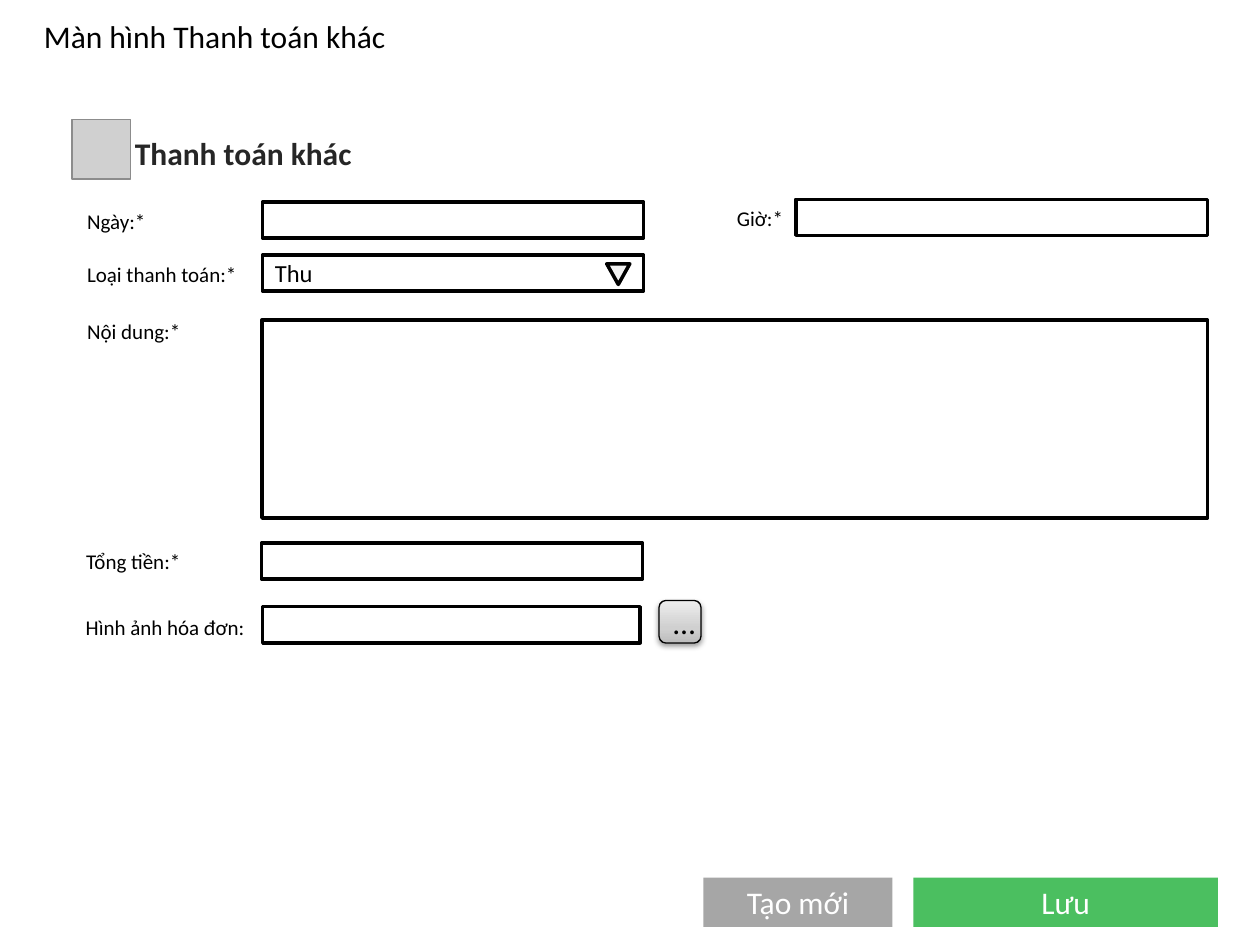
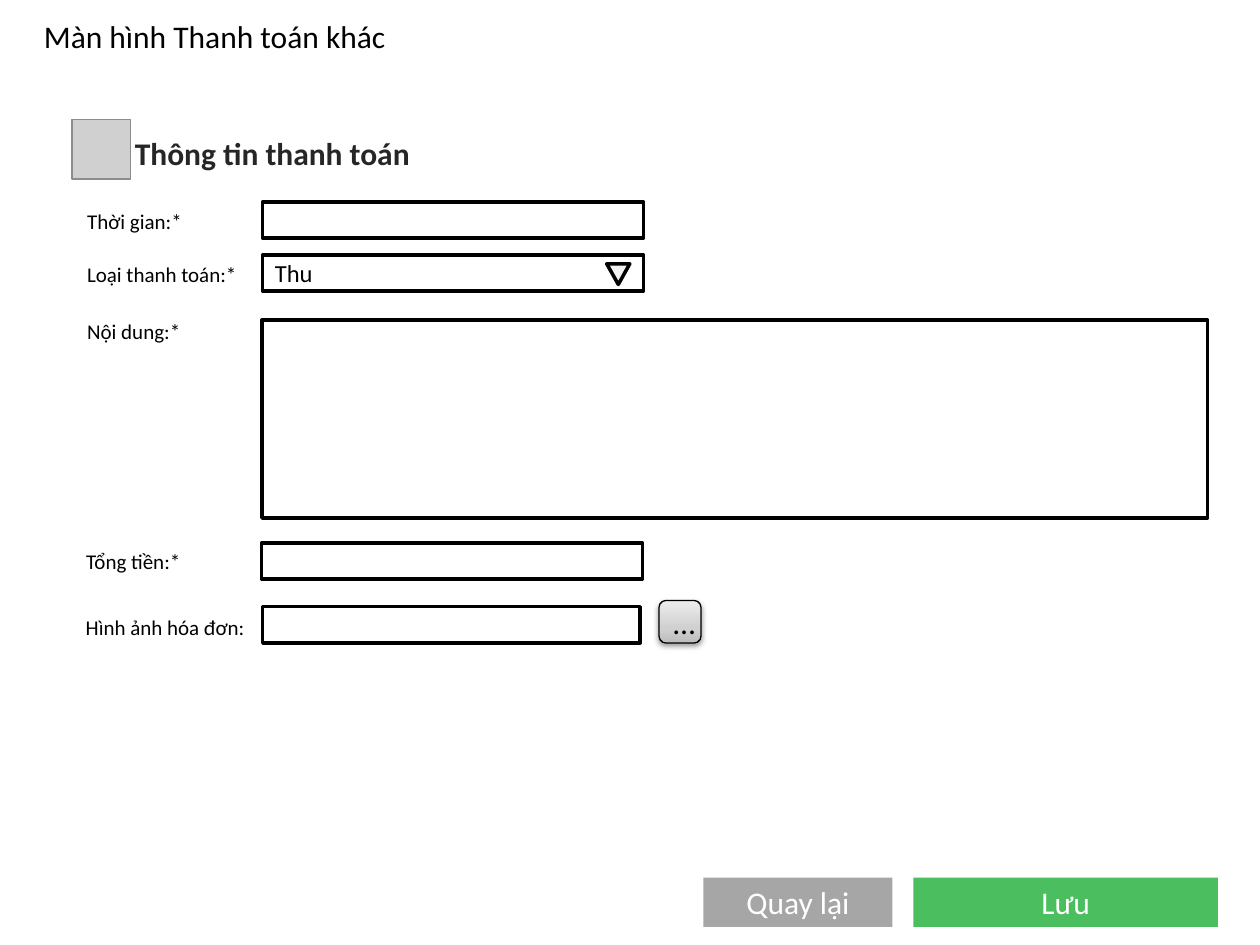
Before and after one commit to TrdHuy/Pharmacy, a slide deck: slide 27 of Pharmacy/UXUI/PagesUI.pptx. Drawn at 1260x945 pixels with LibreOffice and Linux fonts; fonts in the diff are those of the drawing; grey boxes stand for pictures; background and template pictures are left out. Boxes give left, top, right and bottom in pixels: in the first picture for what was removed or moved away, otherwise in the second. Text is boxed around its words. In the diff, an @@ line names an element or a change of style, - is before the commit and + after.

```diff
--- a/Pharmacy/UXUI/PagesUI.pptx
+++ b/Pharmacy/UXUI/PagesUI.pptx
@@ text at (135, 143, 410, 171): text changed @@
-Thanh toán khác
+Thông tin thanh toán
@@ rectangle removed at (796, 199, 1208, 236) @@
@@ text at (87, 214, 182, 233): text changed @@
-Ngày:*
+Thời gian:*
@@ text removed at (737, 211, 783, 226) @@
-Giờ:*
@@ text in rectangle at (746, 892, 849, 919): text changed @@
-Tạo mới
+Quay lại
```
Also in this commit, not shown: 22 other files.
